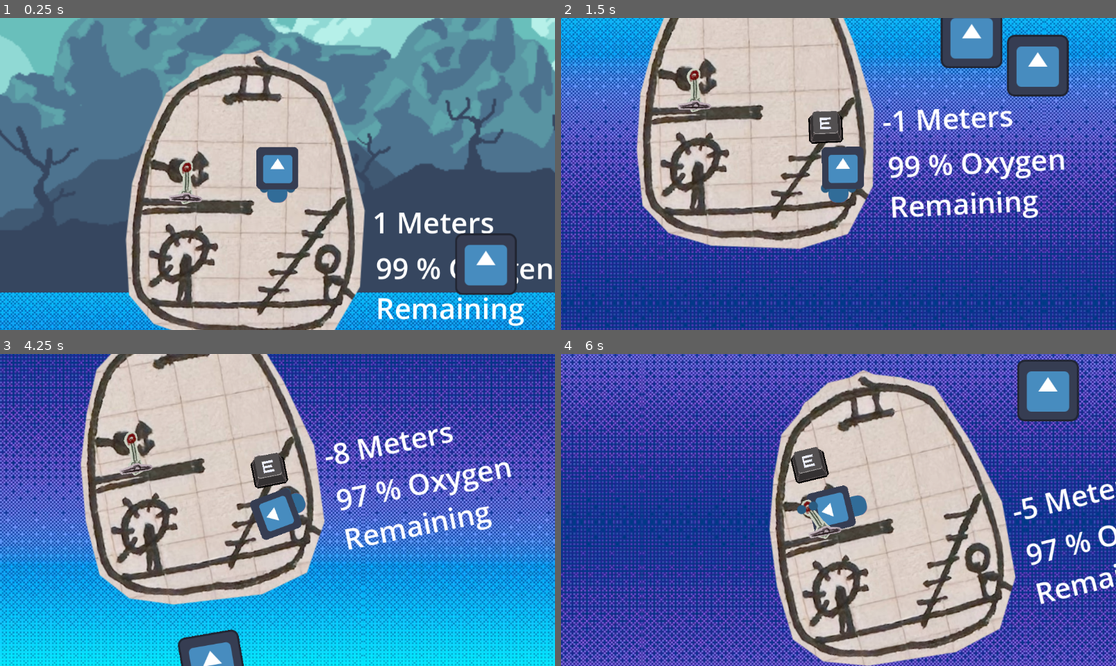
Above: before the commit, frames 1-4 (two rows, left to right).
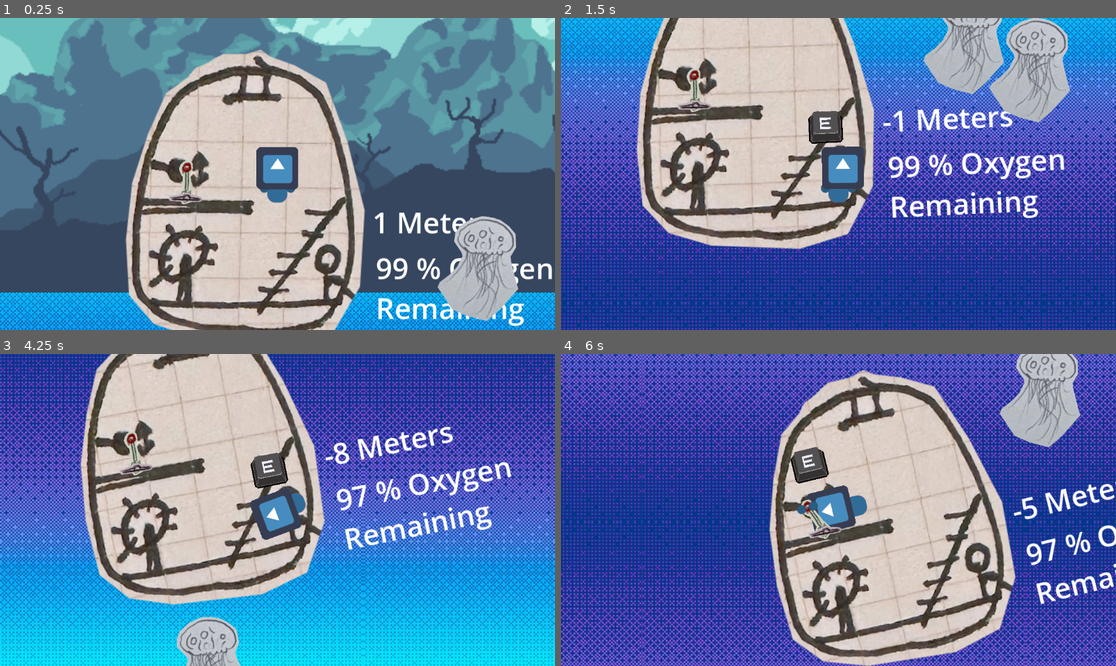
Above: after the commit, the same moments.

Repository: calzila/GGJ_2025
Game: Godot game, scene res://Overworld.tscn
The game is run twice, just before and just after one commit, with the same random seed, the same clock (stepped at 60 frames per second) and the same inputs. The engine's default icon, where the game draws it, is replaced by a stand-in: a white triangle on a blue panel in a dark square.
Inputs:
- Up to frame 1 (0.25 s): no input
- Up to frame 2 (1.5 s): tap Enter (ui_accept) at 0.5, 0.77 s; hold D (move_right) from 0.53 s (still down); tap E (Grab) at 0.6, 1.35 s
- Up to frame 3 (4.25 s): tap Enter (ui_accept) at 1.52, 3.02, 3.77 s; release D (move_right) at 2.03 s; hold A (move_left) 2.03-2.78 s; tap E (Grab) at 2.1, 2.85, 3.6 s; hold D (move_right) from 2.78 s (still down)
- Up to frame 4 (6 s): release D (move_right) at 4.28 s; hold A (move_left) 4.28-5.03 s; tap E (Grab) at 4.35, 5.1, 5.85 s; tap Enter (ui_accept) at 4.52 s; hold D (move_right) 5.03-5.78 s; hold A (move_left) from 5.78 s (still down)

The runs differ from the first frame. In frame 1, 3.4% of the frame differs, in the area x 78-94%, y 63-98%; in frame 2, 6.1%, in the area x 65-92%, y 0-34%; in frame 3, 1.6%; in frame 4, 3.2%.
Error in both runs: Invalid assignment of property or key 'playerIsHolding' with value of type 'bool' on a base object of type 'Nil'. (res://grabber.gd:35)

Commit message:
Setting up jellyfish visuals

Diff:
--- a/Fish.tscn
+++ b/Fish.tscn
@@ -1,7 +1,7 @@
 [gd_scene load_steps=4 format=3 uid="uid://db4ecvxjd0bvg"]
 
 [ext_resource type="Script" path="res://fish.gd" id="1_6qjhh"]
-[ext_resource type="Texture2D" uid="uid://cbpymf5bvqtou" path="res://icon.svg" id="1_gbs55"]
+[ext_resource type="Texture2D" uid="uid://bacqxrwdj62pq" path="res://Jellyfish.png" id="2_p5lxc"]
 
 [sub_resource type="CircleShape2D" id="CircleShape2D_ywspf"]
 radius = 73.71
@@ -10,8 +10,9 @@
 gravity_scale = 0.0
 script = ExtResource("1_6qjhh")
 
-[node name="Sprite2D" type="Sprite2D" parent="."]
-texture = ExtResource("1_gbs55")
+[node name="FishSprite" type="Sprite2D" parent="."]
+scale = Vector2(0.6, 0.6)
+texture = ExtResource("2_p5lxc")
 
 [node name="CollisionShape2D" type="CollisionShape2D" parent="."]
 shape = SubResource("CircleShape2D_ywspf")
Binary file added: Jellyfish.png
Not shown, added: Jellyfish.png.import
